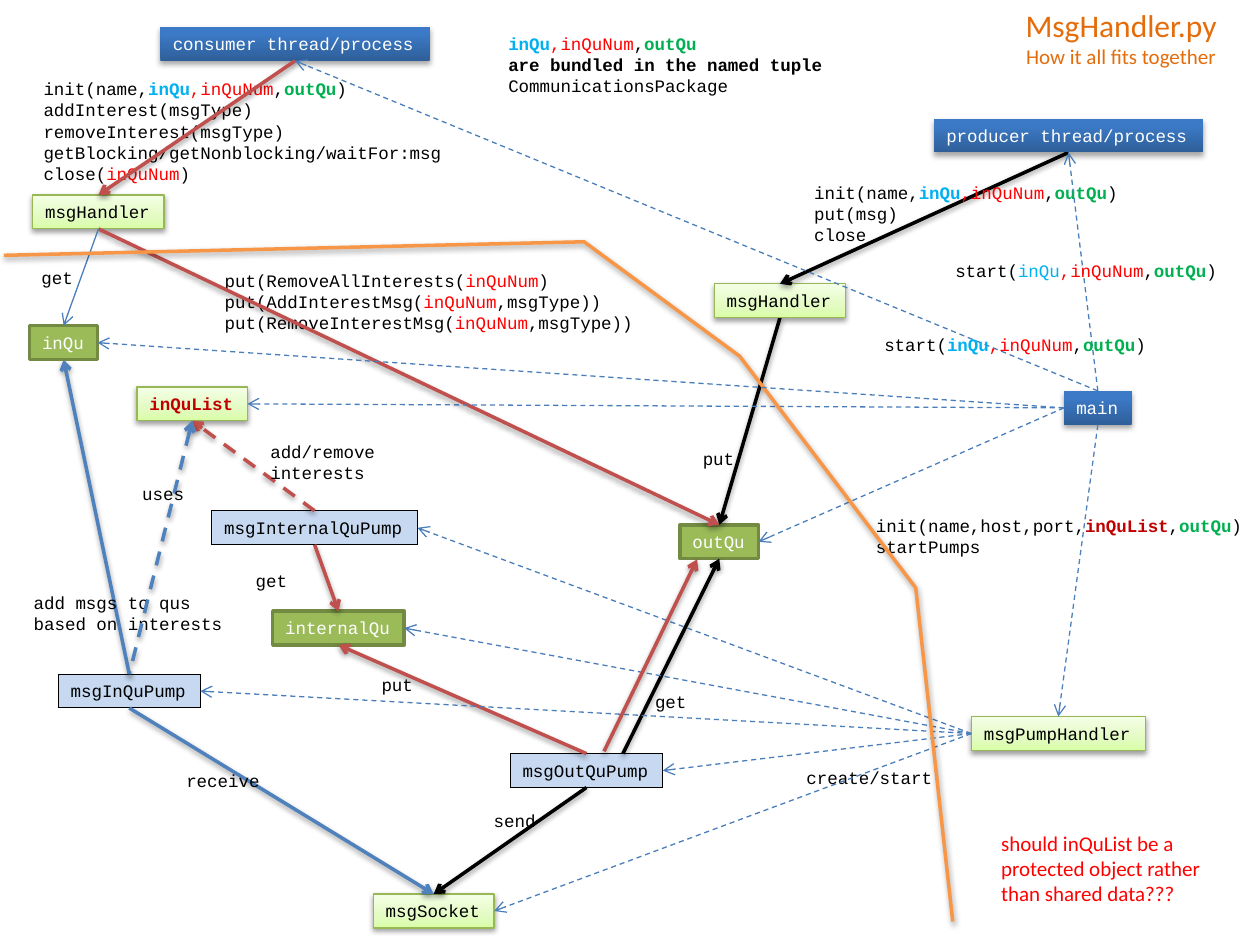
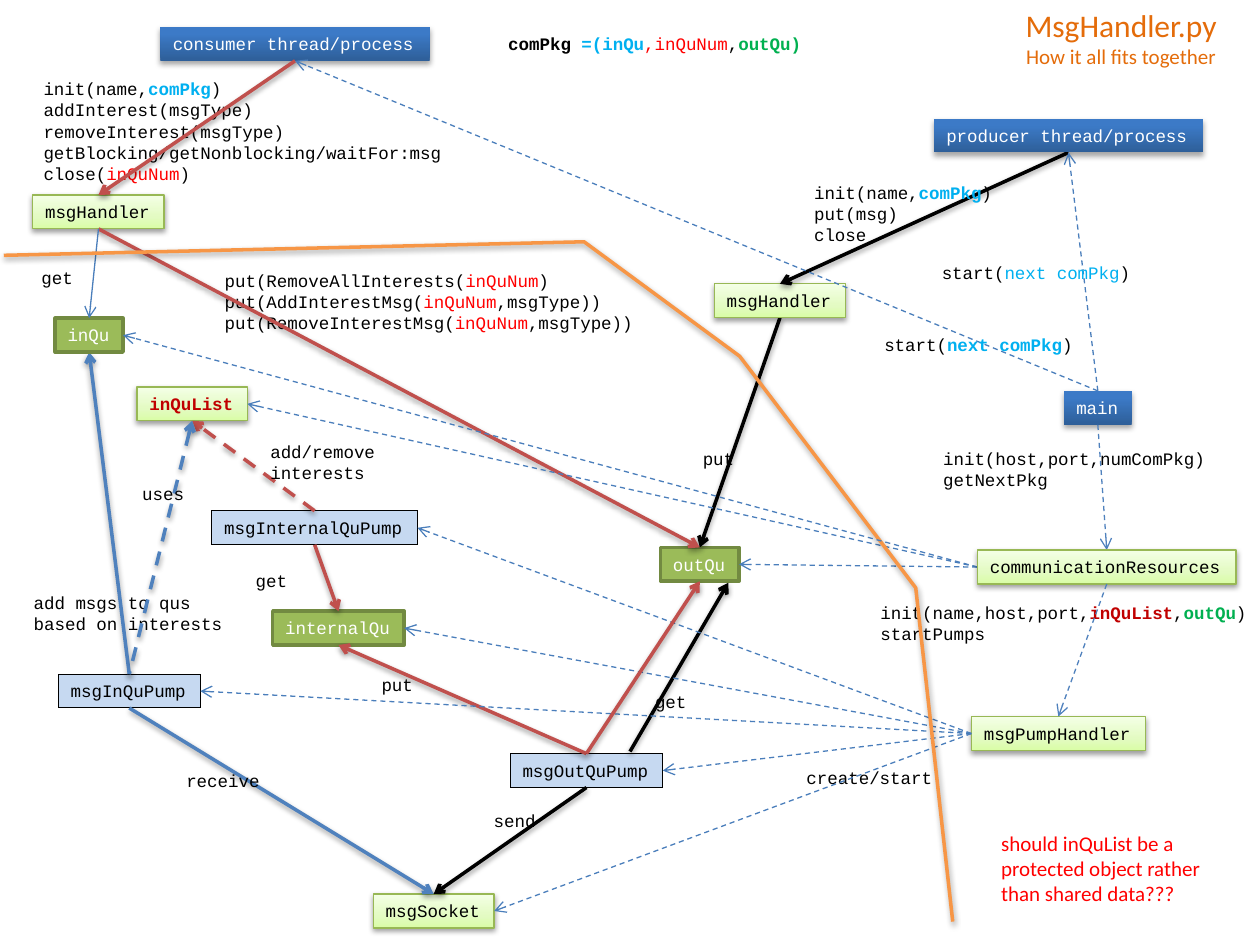
Before and after one commit to mlozborne/motin, a slide deck: slide 5 of Scripting/ScriptingDocumenation/DesignDiagrams.pptx. Drawn at 1260x945 pixels with LibreOffice and Linux fonts; fonts in the diff are those of the drawing. Boxes give left, top, right and bottom in pixels: in the first picture for what was removed or moved away, otherwise in the second. Text is boxed around its words. In the diff, an @@ line names an element or a change of style, - is before the commit and + after.

```diff
--- a/Scripting/ScriptingDocumenation/DesignDiagrams.pptx
+++ b/Scripting/ScriptingDocumenation/DesignDiagrams.pptx
@@ text at (508, 38, 801, 54): text changed; text colour #000000 to #FF0000 @@
-inQu,inQuNum,outQu
-are bundled in the named tuple
-CommunicationsPackage
+comPkg =(inQu,inQuNum,outQu)
@@ text at (44, 83, 222, 99): text changed @@
-init(name,inQu,inQuNum,outQu)
+init(name,comPkg)
@@ text at (814, 187, 992, 205): text changed @@
-init(name,inQu,inQuNum,outQu)
+init(name,comPkg)
@@ arrow moved from (98, 229) - (64, 325) to (98, 229) - (89, 319) @@
@@ arrow moved from (98, 229) - (719, 525) to (98, 229) - (699, 547) @@
@@ text at (942, 267, 1130, 284): text changed; text colour #000000 to #00B0F0 @@
-start(inQu,inQuNum,outQu)
+start(next comPkg)
@@ rectangle "inQu": place and size @@
-rectangle "inQu" at (30, 325, 98, 359)
+rectangle "inQu" at (55, 319, 123, 353)
@@ arrow moved from (780, 318) - (719, 525) to (780, 318) - (699, 547) @@
@@ arrow moved from (130, 674) - (64, 359) to (130, 674) - (89, 352) @@
@@ arrow moved from (1063, 408) - (97, 343) to (978, 567) - (123, 335) @@
@@ text at (884, 339, 1072, 357): text changed; text colour #000000 to #00B0F0; bold on @@
-start(inQu,inQuNum,outQu)
+start(next comPkg)
@@ arrow moved from (1063, 408) - (247, 404) to (978, 567) - (247, 404) @@
@@ arrow moved from (1097, 425) - (1058, 717) to (1097, 425) - (1106, 551) @@
@@ text added at (943, 452, 1205, 490), 10 pt, text #000000 @@
+init(host,port,numComPkg)
+getNextPkg
@@ rectangle "outQu": place and size @@
-rectangle "outQu" at (680, 525, 759, 559)
+rectangle "outQu" at (660, 547, 738, 581)
@@ arrow moved from (1063, 408) - (759, 542) to (978, 567) - (740, 564) @@
@@ rectangle added at (978, 551, 1236, 585), fill gradient #DAFDA7 to #E4FCC2 to #F5FFE7, outline #98B955 0.75 pt, 10 pt, text #000000 @@
+communicationResources
@@ arrow moved from (604, 751) - (697, 559) to (586, 753) - (699, 581) @@
@@ arrow moved from (622, 753) - (719, 558) to (630, 751) - (728, 583) @@
@@ text "init(name,host,port,inQuList,outQu)": place and size @@
-text "init(name,host,port,inQuList,outQu)" at (876, 520, 1242, 559)
+text "init(name,host,port,inQuList,outQu)" at (880, 607, 1246, 646)
@@ arrow added from (1106, 585) to (1058, 717), #4F81BD 0.75 pt dashed @@
```
Also in this commit, not shown: 1 other slide changed.
